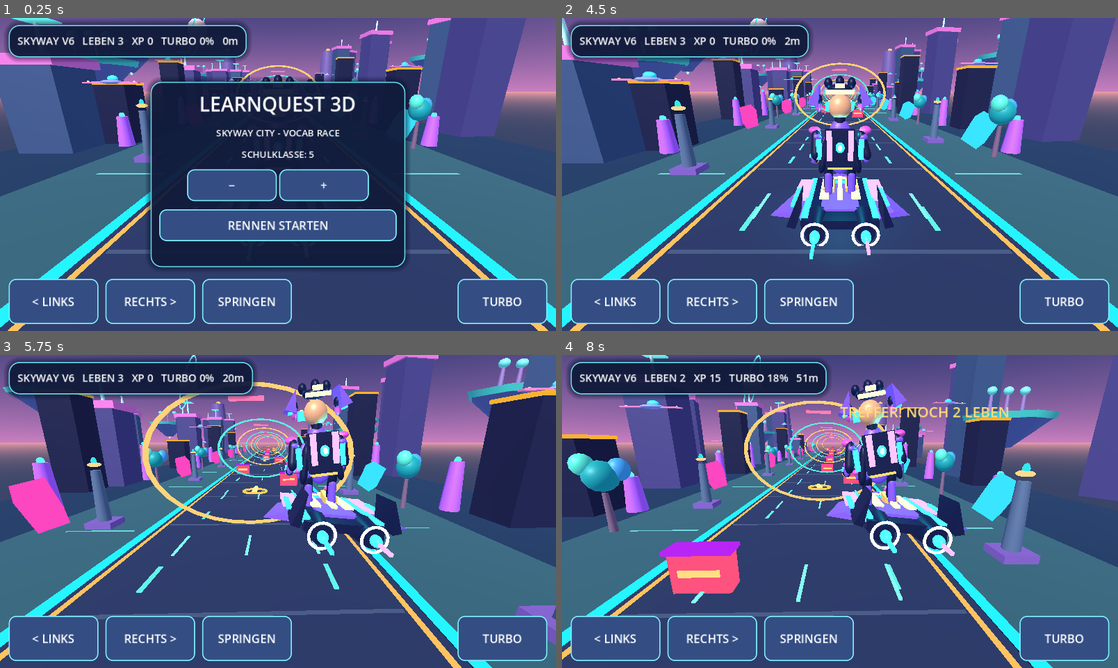
Above: before the commit, frames 1-4 (two rows, left to right).
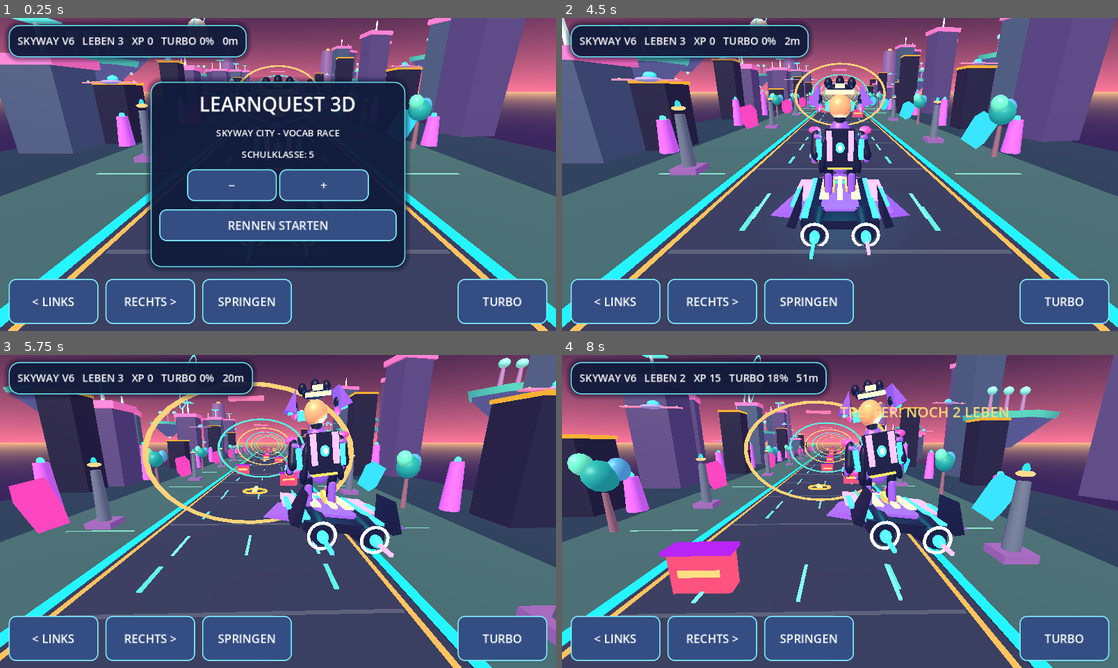
Above: after the commit, the same moments.

Repository: mtothek0703/learnquest-unity-web
Game: Godot game, scene res://main.tscn
Two runs of this game, one before a commit and one after it. Both use one fixed random seed, a clock stepped at 60 frames per second and the inputs below.
Inputs:
- Up to frame 1 (0.25 s): no input
- Up to frame 2 (4.5 s): click "RECHTS >" at 0.5 s; click "SPRINGEN" at 1.25 s; click "TURBO" at 2 s; click "−" at 2.75 s; click "+" at 3.5 s; click "RENNEN STARTEN" at 4.25 s
- Up to frame 3 (5.75 s): hold Right from 5.03 s (still down); tap Space at 5.27 s
- Up to frame 4 (8 s): release Right at 5.78 s; hold S 5.78-6.53 s; tap Space at 6.02, 7.52 s; hold Right from 6.53 s (still down)

The runs differ from the first frame. In frame 1, 11% of the frame differs, in the area x 0-100%, y 0-50%; in frame 2, 13%; in frame 3, 18%; in frame 4, 20%, in the area x 0-100%, y 0-67%.

Commit message:
feat(graphics): switch LearnQuest to vibrant cinematic violet coral sunset lighting

Diff:
--- a/godot/world.gd
+++ b/godot/world.gd
@@ -84,23 +84,25 @@
     resource.background_mode = Environment.BG_SKY
     var sky := Sky.new()
     var sky_gradient := ProceduralSkyMaterial.new()
-    sky_gradient.sky_top_color = Color("#132c67")
-    sky_gradient.sky_horizon_color = Color("#ca7fc0")
-    sky_gradient.ground_horizon_color = Color("#ec9ca8")
-    sky_gradient.ground_bottom_color = Color("#394568")
+    # V14 visual overhaul: electric sunset instead of the old dark-blue sky.
+    sky_gradient.sky_top_color = Color("#080d35")
+    sky_gradient.sky_horizon_color = Color("#ff789b")
+    sky_gradient.ground_horizon_color = Color("#ffbd8b")
+    sky_gradient.ground_bottom_color = Color("#39265e")
     sky_gradient.use_debanding = true
     sky.sky_material = sky_gradient
     resource.sky = sky
-    resource.background_color = Color("#24345c")
+    resource.background_color = Color("#211b51")
     resource.ambient_light_source = Environment.AMBIENT_SOURCE_COLOR
-    resource.ambient_light_color = Color("#b5caff")
-    resource.ambient_light_energy = 0.95
+    resource.ambient_light_color = Color("#ffe0f1")
+    resource.ambient_light_energy = 1.18
     env.environment = resource
     add_child(env)
 
     var sun := DirectionalLight3D.new()
     sun.rotation_degrees = Vector3(-42, -28, 0)
-    sun.light_energy = 1.35
+    sun.light_color = Color("#ffe0bd")
+    sun.light_energy = 1.6
     add_child(sun)
 
     chase_camera = Camera3D.new()
